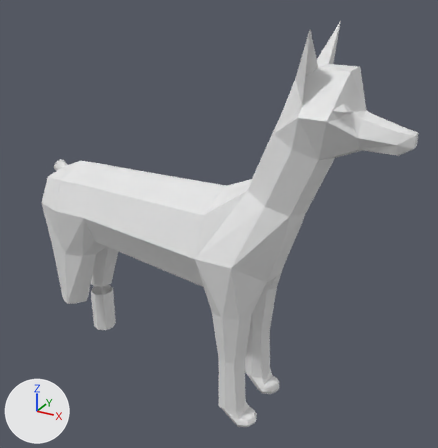
One commit to the Blender file 3d/dog/little-blocks.blend: the scene before it, then after it.
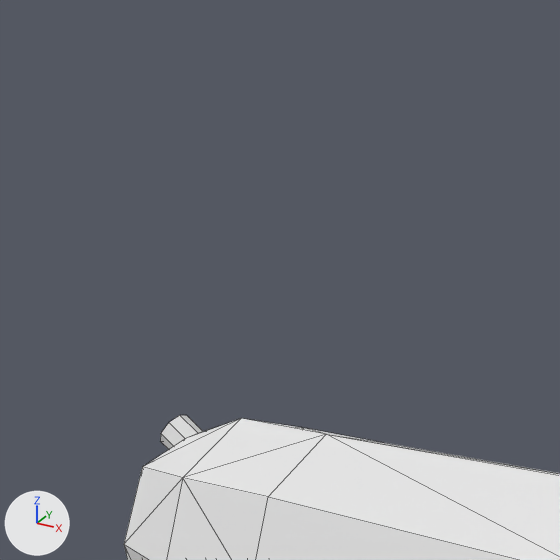
Each version appears first whole from a 50 mm camera at (9.35, -16.19, 7.91) aimed at (0.18, 0.48, -0.42), and next in a close-up on the part from 0% to 43% of the width and 5% to 46% of the height. The axes (+X, +Y, +Z) are drawn at lower left. The lights are the same throughout. The close-ups show mesh edges as thin lines.

Objects in the first close-up: 'Плоскость'.
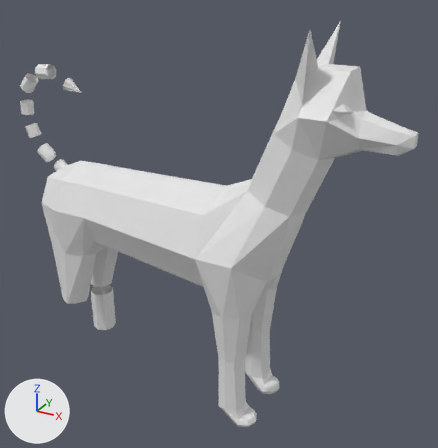
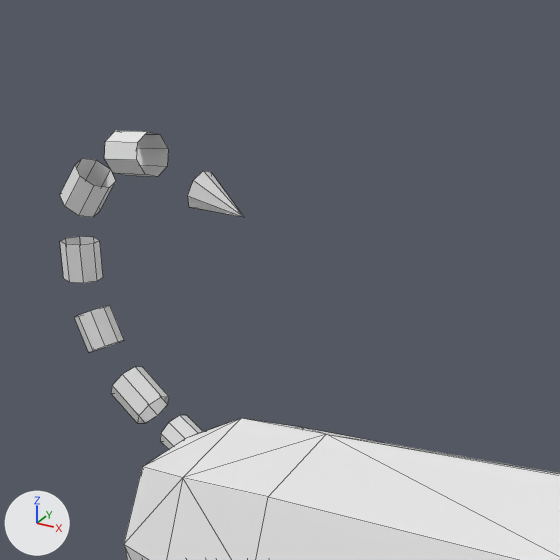
Pixel boxes (x1, y1, x2, y2) of what changed, in the close-ups (560 x 560 px):
'Плоскость', reshaped
    before: (124, 415, 560, 560)
    after: (60, 131, 560, 560)
part 1 of me_плоскость, added
    after: (104, 131, 168, 177)
part 2 of me_плоскость, added
    after: (60, 158, 116, 217)
part 3 of me_плоскость, added
    after: (60, 236, 103, 283)
part 4 of me_плоскость, added
    after: (74, 305, 124, 352)
part 5 of me_плоскость, added
    after: (111, 367, 169, 423)
part 6 of me_плоскость, added
    after: (188, 171, 243, 217)

The edits, one by one:
me_плоскость is used by ob_плоскость; location (0.0, 0.0, 0.0).
Verts and faces of me_плоскость; kept vertices keep their numbers, new ones are numbered from 287.
me_плоскость had 287 vertices, 498 faces and spanned x -6.56..6.4, y -1.91..1.91, z -7.0..6.3.
me_плоскость now has 376 vertices, 546 faces and spans x -7.9..6.4, y -1.91..1.91, z -7.0..6.3.
me_плоскость part 1: a new loose piece of 16 vertices spanning x -6.82..-6.26, y -0.27..0.27, z 3.93..4.49.
me_плоскость part 2: a new loose piece of 16 vertices spanning x -7.76..-7.05, y -0.25..0.25, z 3.38..4.08.
me_плоскость part 3: a new loose piece of 16 vertices spanning x -7.9..-7.41, y -0.23..0.23, z 2.58..3.07.
me_плоскость part 4: a new loose piece of 16 vertices spanning x -7.81..-7.2, y -0.23..0.23, z 1.66..2.27.
me_плоскость part 5: a new loose piece of 16 vertices spanning x -7.3..-6.58, y -0.26..0.26, z 0.82..1.54.
Part 6, on me_плоскость:
New vertex 287 is at (-5.62, 0.24, 3.9).
New vertex 288 is at (-5.68, 0.18, 3.73).
New vertex 289 is at (-5.69, 0.02, 3.64), pixel (197, 208).
New vertex 290 is at (-5.65, -0.16, 3.69), pixel (189, 207).
New vertex 291 is at (-5.58, -0.24, 3.85), pixel (187, 195).
New vertex 292 is at (-5.52, -0.18, 4.02), pixel (193, 180).
New vertex 293 is at (-5.51, -0.02, 4.1), pixel (203, 170).
New vertex 294 is at (-5.55, 0.16, 4.05), pixel (211, 172).
New vertex 295 is at (-4.97, 0.0, 3.61), pixel (244, 217).
New faces: (287, 295, 288), (288, 295, 289), (289, 295, 290), (290, 295, 291), (291, 295, 292), (292, 295, 293).
New faces: (293, 295, 294), (287, 294, 295).
